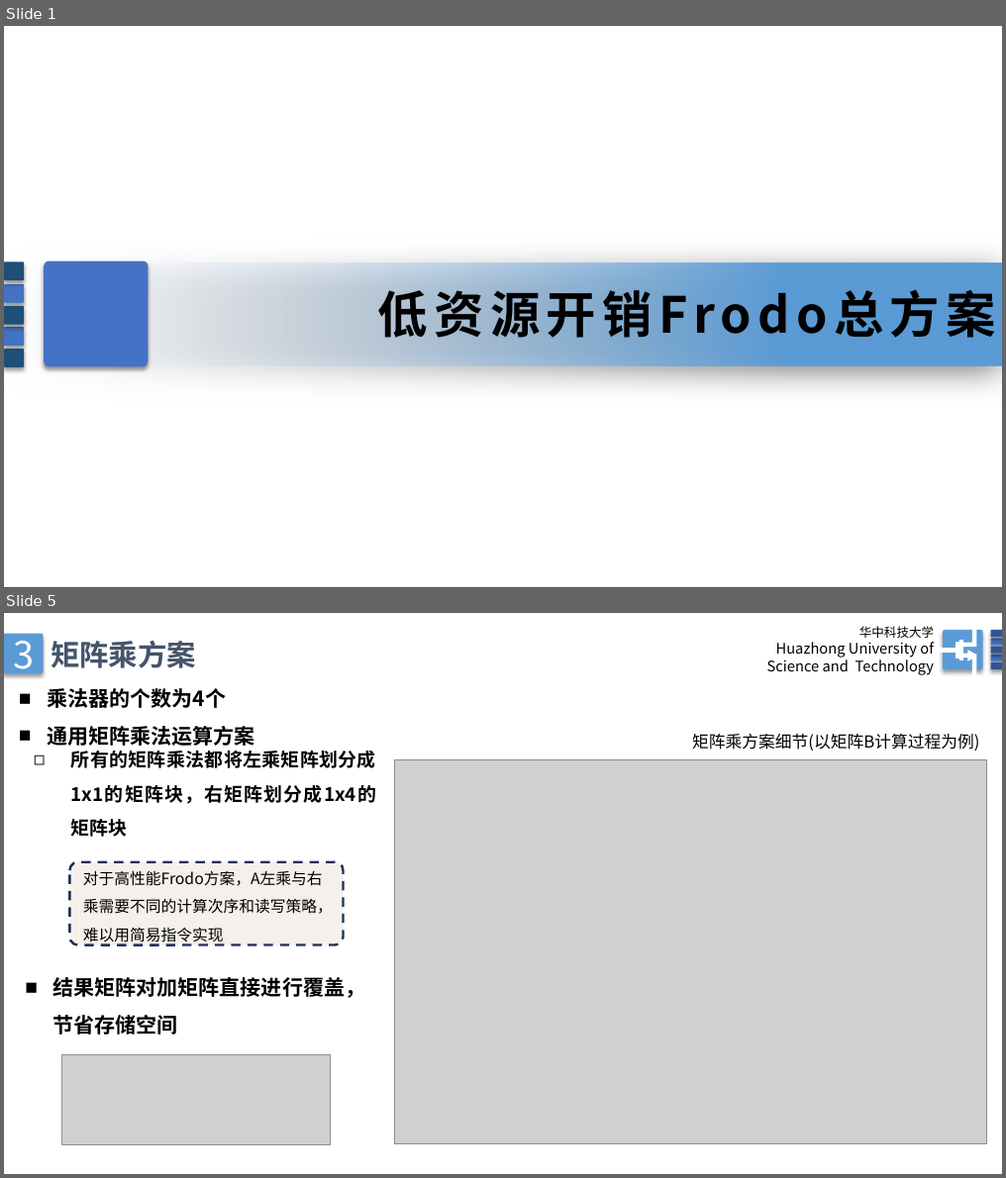
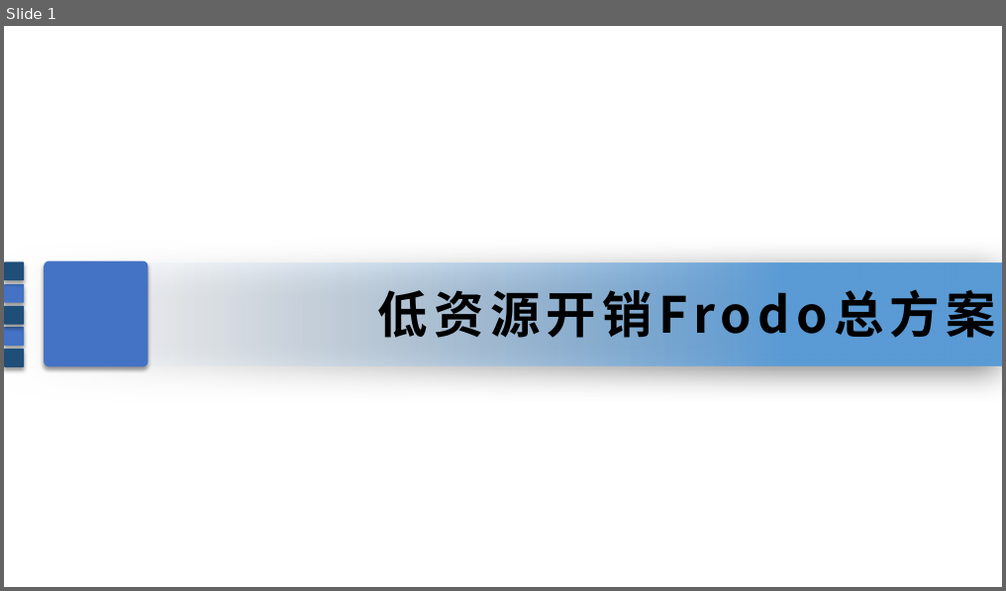
Before and after one commit to Low-Runahead-Frodo/Frodo, a slide deck: doc/5月汇报.pptx. Shown one above the other, each under a label of ours: slides 1 and 5 before the commit, slide 1 after it; the slides between them are not shown. The pictures are 1006x1178 and 1006x591 pixels, drawn with LibreOffice and Linux fonts; fonts in the diff are those of the drawing; grey boxes stand for pictures. Boxes give left, top, right and bottom in pixels: in the first picture for what was removed or moved away, otherwise in the second. Text is boxed around its words. In the diff, an @@ line names an element or a change of style, - is before the commit and + after.

```diff
--- a/doc/5月汇报.pptx
+++ b/doc/5月汇报.pptx
@@ slide 5 removed at <box>4,613,1002,1174</box>, background #FFFFFF @@
@@ rounded rectangle removed at <box>4,633,43,673</box> @@
-3
@@ text removed at <box>51,641,196,668</box> @@
-矩阵乘方案
@@ group removed at <box>767,624,1002,676</box>: 6 rounded rectangles, 1 text, 1 freeform shape @@
-华中科技大学
-Huazhong University of
-Science and Technology
@@ text removed at <box>47,688,254,746</box> @@
-■ 乘法器的个数为4个
-■ 通用矩阵乘法运算方案
@@ text removed at <box>71,751,376,804</box> @@
-  ◻ 所有的矩阵乘法都将左乘矩阵划分成1x1的矩阵块，右矩阵划分成1x4的矩阵块
@@ picture removed at <box>395,760,987,1144</box> @@
@@ text removed at <box>692,734,979,751</box> @@
-矩阵乘方案细节(以矩阵B计算过程为例)
@@ rounded rectangle removed at <box>70,862,344,946</box> @@
@@ text removed at <box>83,870,323,946</box> @@
-对于高性能Frodo方案，A左乘与右乘需要不同的计算次序和读写策略，难以用简易指令实现
@@ text removed at <box>54,977,365,1035</box> @@
-■ 结果矩阵对加矩阵直接进行覆盖，节省存储空间
@@ picture removed at <box>62,1056,331,1146</box> @@
```
Also in this commit, not shown: 2 slides changed, 2 slides added, 5 other slides removed, 46 other files.
